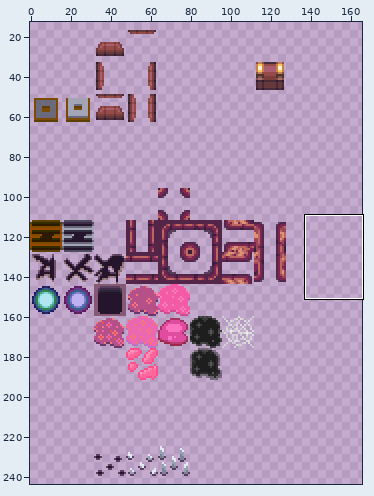
Edited in one commit: sprite sheet (assets/maps/tileset/sprites.png). The first picture is a wide view before the edit; the outline marks the close-up.
Close-up. As it was:
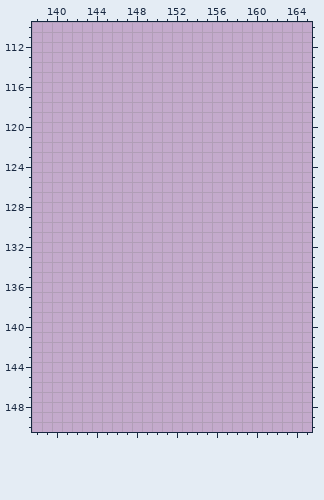
The file is 256x256 pixels. Pixels under 10% opacity are left out. Colours within 5 levels of each other are drawn and written as one. Shown: x 138..165, y 110..150. The wide view leaves out empty margins.
Now the later version:
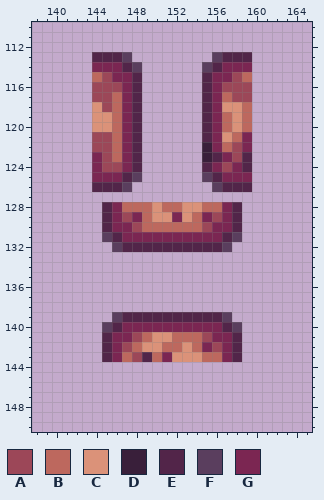
Palette (. is transparent): A #9c4758  B #bd685e  C #db9279  D #391f3a  E #522549  F #5a3e5e  G #7b2652
The exact change:
y 113: x 144..147 .... -> EEEF; x 156..159 .... -> FEEE
y 114: x 144..148 ..... -> GGGEF; x 155..159 ..... -> FEGGG
y 115: x 144..148 ..... -> BAGGE; x 155..159 ..... -> EGGAB
y 116: x 144..148 ..... -> AAAGE; x 155..159 ..... -> EGAAA
y 117: x 144..148 ..... -> AABGE; x 155..159 ..... -> EGBAA
y 118: x 144..148 ..... -> CABGE; x 155..159 ..... -> EGCCB
y 119..120: x 144..148 ..... -> CCBGE; x 155..159 ..... -> EGBCB
y 121: x 144..148 ..... -> AABGE; x 155..159 ..... -> EGCBG
y 122: x 144..148 ..... -> AABGE; x 155..159 ..... -> DGBAG
y 123: x 144..148 ..... -> GABGE; x 155..159 ..... -> DEGAE
y 124: x 144..148 ..... -> GAAGE; x 155..159 ..... -> EGAGE
y 125: x 144..148 ..... -> GGGEF; x 155..159 ..... -> FEGGG
y 126: x 144..147 .... -> EEEF; x 156..159 .... -> FEEE
y 128: x 145..158 .............. -> EGBBBCBBCCBBGE
y 129: x 145..158 .............. -> EGAGBCCGCBGAGE
y 130: x 145..158 .............. -> EGGABBBBBBAGGE
y 131: x 145..158 .............. -> FEGGGGGGGGGGEF
y 132: x 146..157 ............ -> FEEEEEEEEEEF
y 139: x 146..157 ............ -> FEEEEEEEEEEF
y 140: x 145..158 .............. -> FEGGGGGGGGGGEF
y 141: x 145..158 .............. -> EGGABCCBBBAGGE
y 142: x 145..158 .............. -> EGABCCBBCBGAGE
y 143: x 145..158 .............. -> EGBAEBGCCCBBGE
